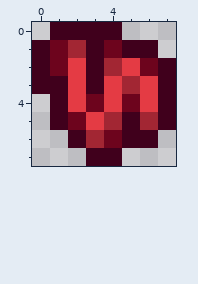
A pixel-art sprite gets an edit: Items/Sanguine/SanguineTileItem.png. The picture above is the old version.
The file is 16x16 pixels, drawn in blocks of 2x2; one block is one cell here.
And afterwards:
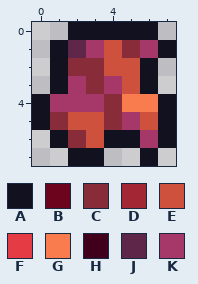
Palette (. is transparent): A #111120  B #6d041d  C #872c38  D #a22633  E #ce513e  F #e43b44  G #f97c4f  H #40001c  J #5e2648  K #a53868
Edits made:
Changed rows in their new state; - is an unchanged pixel.
first column x 0:
0 -.AAAAA-
1 .AJKECKA
2 .ACCEEA.
3 .AKCKEA.
4 AKKKCGGA
5 ACEECKEA
6 -ACEAAKA
7 --AA.-A-
